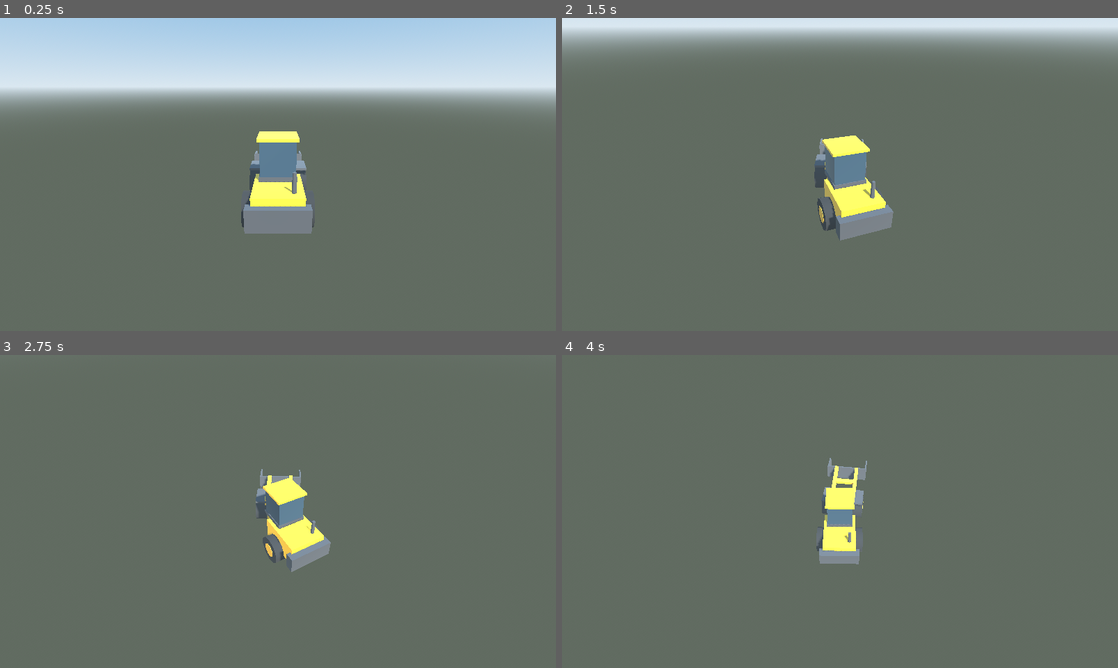
Above: before the commit, frames 1-4 (two rows, left to right).
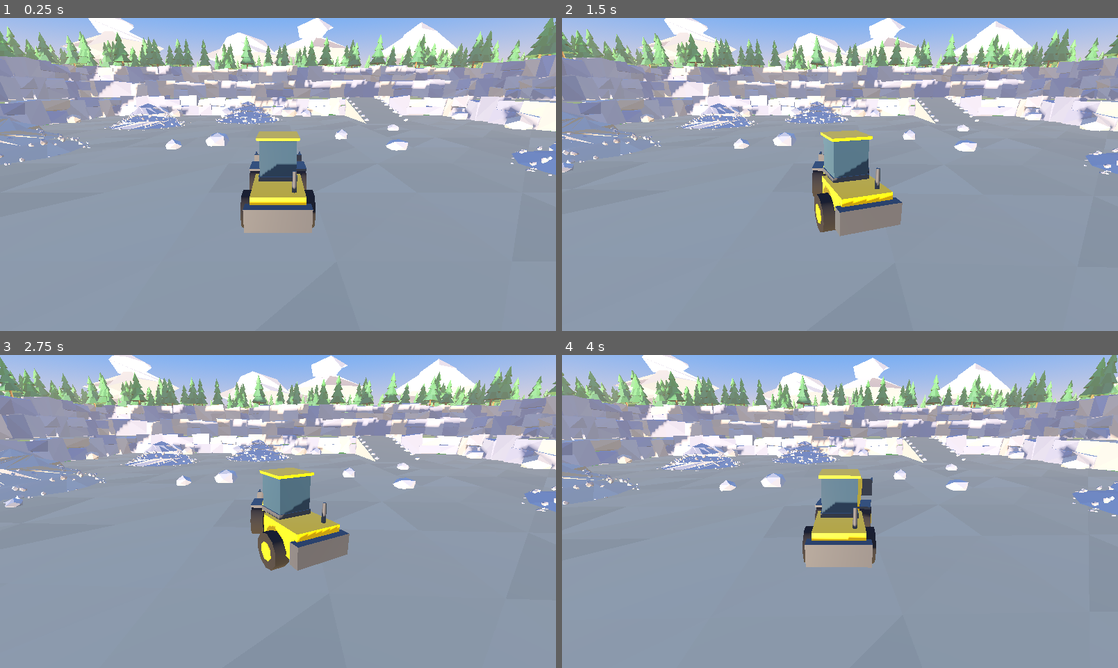
Above: after the commit, the same moments.

Repository: zooper/dirt-work
Game: Godot game, scene res://scenes/levels/quarry.tscn
Same seed, same stepped clock (60 frames per second), same inputs: the game is played once before the commit and once after it.
Inputs:
- Up to frame 1 (0.25 s): no input
- Up to frame 2 (1.5 s): tap Enter at 0.5 s; hold D (steer_right) 0.53-1.28 s; tap Q (camera_orbit_left) at 0.6 s; tap E (camera_orbit_right) at 0.8, 1.35 s; hold S (brake_reverse) from 1.28 s (still down)
- Up to frame 3 (2.75 s): tap W (throttle) at 1.55 s; release S (brake_reverse) at 2.03 s; hold D (steer_right) from 2.03 s (still down); hold W (throttle) from 2.03 s (still down); tap Q (camera_orbit_left) at 2.3 s
- Up to frame 4 (4 s): release D (steer_right) at 2.78 s; release W (throttle) at 2.78 s; hold I (lift_up) 2.78-3.53 s; tap Q (camera_orbit_left) at 2.85 s; tap E (camera_orbit_right) at 3.05, 3.6 s; hold A (steer_left) from 3.53 s (still down); hold W (throttle) from 3.53 s (still down)

The runs differ from the first frame. In frame 1, 93% of the frame differs, in the area x 0-100%, y 0-100%; in frame 2, 97%; in frame 3, 99%; in frame 4, 99%.

Commit message:
feat(world): faceted cliff benches, forest plateau, piles with rubble, lake, hills, mountains, clouds; golden-hour lighting

Diff:
--- a/scenes/levels/quarry.tscn
+++ b/scenes/levels/quarry.tscn
@@ -1,14 +1,16 @@
 [gd_scene format=3]
 
-[ext_resource type="Script" path="res://scripts/gameplay/quarry_blockout.gd" id="1"]
+[ext_resource type="Script" path="res://scripts/world/quarry_world.gd" id="1"]
 [ext_resource type="PackedScene" path="res://scenes/vehicles/wheel_loader.tscn" id="2"]
 [ext_resource type="Script" path="res://scripts/core/follow_camera.gd" id="3"]
 
 [sub_resource type="ProceduralSkyMaterial" id="SkyMat"]
-sky_top_color = Color(0.36, 0.56, 0.78, 1)
-sky_horizon_color = Color(0.74, 0.82, 0.88, 1)
-ground_horizon_color = Color(0.74, 0.82, 0.88, 1)
-ground_bottom_color = Color(0.3, 0.33, 0.3, 1)
+sky_top_color = Color(0.22, 0.45, 0.82, 1)
+sky_horizon_color = Color(0.93, 0.78, 0.66, 1)
+sky_curve = 0.12
+ground_horizon_color = Color(0.93, 0.78, 0.66, 1)
+ground_bottom_color = Color(0.32, 0.38, 0.30, 1)
+sun_angle_max = 20.0
 
 [sub_resource type="Sky" id="Sky_1"]
 sky_material = SubResource("SkyMat")
@@ -17,11 +19,18 @@
 background_mode = 2
 sky = SubResource("Sky_1")
 ambient_light_source = 3
-ambient_light_energy = 0.8
+ambient_light_color = Color(0.75, 0.8, 0.95, 1)
+ambient_light_sky_contribution = 0.6
+ambient_light_energy = 0.9
 tonemap_mode = 2
+tonemap_exposure = 1.05
 fog_enabled = true
-fog_light_color = Color(0.74, 0.82, 0.88, 1)
-fog_density = 0.004
+fog_light_color = Color(0.92, 0.8, 0.72, 1)
+fog_density = 0.0011
+fog_sky_affect = 0.25
+adjustment_enabled = true
+adjustment_saturation = 1.18
+adjustment_contrast = 1.05
 
 [node name="Quarry" type="Node3D"]
 
@@ -29,12 +38,15 @@
 environment = SubResource("Environment_1")
 
 [node name="Sun" type="DirectionalLight3D" parent="."]
-transform = Transform3D(0.866025, -0.353553, 0.353553, 0, 0.707107, 0.707107, -0.5, -0.612372, 0.612372, 0, 30, 0)
-light_color = Color(1, 0.95, 0.86, 1)
+transform = Transform3D(0.882948, 0.000000, -0.469472, -0.190951, 0.913545, -0.359127, 0.428884, 0.406737, 0.806613, 0, 40, 0)
+light_color = Color(1, 0.86, 0.68, 1)
+light_energy = 1.35
 shadow_enabled = true
-directional_shadow_max_distance = 120.0
+shadow_bias = 0.04
+directional_shadow_mode = 1
+directional_shadow_max_distance = 140.0
 
-[node name="Blockout" type="Node3D" parent="."]
+[node name="World" type="Node3D" parent="."]
 script = ExtResource("1")
 
 [node name="WheelLoader" parent="." instance=ExtResource("2")]
@@ -47,4 +59,4 @@
 [node name="Camera3D" type="Camera3D" parent="FollowCamera"]
 current = true
 fov = 65.0
-far = 600.0
+far = 1500.0
--- /dev/null
+++ b/scripts/world/quarry_world.gd
@@ -0,0 +1,416 @@
+class_name QuarryWorld
+extends Node3D
+## Deterministic stylised low-poly quarry. Generated from primitives with a fixed
+## seed (identical every run, no external assets). Static scenery is merged into
+## a handful of vertex-coloured LowPolyBatch meshes; trees and rubble use
+## MultiMesh. Collision uses simple boxes and convex hulls only.
+##
+## Layout (metres, -Z = north): pit floor x/z in [-40, 40], benches step up to
+## the N/W/E, the pit opens south onto the site yard (z 40..100), beyond that a
+## lake, forested hills and snow-capped mountains.
+
+@export var seed_value := 7319
+
+const PIT_HALF := 40.0
+## [inner distance from centre, top height] per bench; the last is the plateau.
+const TIERS := [[40.0, 4.0], [48.0, 8.0], [56.0, 12.0]]
+const PLATEAU_OUTER := 170.0
+const YARD_SOUTH := 100.0
+const RAMP_X := 20.0
+
+var _rng := RandomNumberGenerator.new()
+var _collision: StaticBody3D
+## Pile centres/radii for future volume accounting (M2) and for decoration.
+var piles: Array[Dictionary] = []
+
+
+func _ready() -> void:
+	_rng.seed = seed_value
+	_collision = StaticBody3D.new()
+	_collision.name = "Collision"
+	add_child(_collision)
+
+	var ground := LowPolyBatch.new()
+	var cliffs := LowPolyBatch.new()
+	var props := LowPolyBatch.new()
+	var far := LowPolyBatch.new()
+
+	_build_ground(ground)
+	_build_benches(ground, cliffs)
+	_build_ramp(ground, cliffs)
+	_build_piles(props)
+	_build_rocks(props)
+	_build_lake_and_hills(far)
+	_build_mountains(far)
+	_build_bounds()
+
+	add_child(ground.to_instance("Ground"))
+	add_child(cliffs.to_instance("Cliffs"))
+	add_child(props.to_instance("Piles"))
+	add_child(far.to_instance("Backdrop", false))
+	add_child(_build_clouds().to_instance("Clouds", false))
+	_build_forest()
+	_build_rubble()
+
+
+# --- Ground -----------------------------------------------------------------
+
+func _build_ground(b: LowPolyBatch) -> void:
+	# One flat collider at y=0 everywhere avoids seams that snag the loader.
+	_add_box_shape(Vector3(1200, 1, 1200), Vector3(0, -0.5, 0))
+	# Grass base far below the gravel so they never z-fight.
+	var g := 700.0
+	b.add_quad(Vector3(-g, -0.06, g), Vector3(g, -0.06, g), Vector3(g, -0.06, -g), Vector3(-g, -0.06, -g), Palette.GRASS)
+	# Faceted gravel floor for pit + yard: a jittered-colour triangle grid.
+	var cell := 6.0
+	var x0 := -PIT_HALF - 0.0
+	var x1 := PIT_HALF
+	var z0 := -PIT_HALF
+	var z1 := YARD_SOUTH
+	var x := x0
+	while x < x1 - 0.01:
+		var z := z0
+		while z < z1 - 0.01:
+			var wx := minf(cell, x1 - x)
+			var wz := minf(cell, z1 - z)
+			var a := Vector3(x, 0.01, z + wz)
+			var bb := Vector3(x + wx, 0.01, z + wz)
+			var c := Vector3(x + wx, 0.01, z)
+			var d := Vector3(x, 0.01, z)
+			var yard := z > PIT_HALF
+			var base := Palette.GRAVEL_FLOOR.lerp(Palette.GRASS_DARK, 0.15) if yard else Palette.GRAVEL_FLOOR
+			b.add_tri(a, bb, c, _tint(base, 0.05))
+			b.add_tri(a, c, d, _tint(base, 0.05))
+			z += cell
+		x += cell
+	# Yard extends beyond the pit width to the east and west.
+	for side in [-1.0, 1.0]:
+		var xa: float = side * PIT_HALF
+		var xb: float = side * 75.0
+		b.add_quad(Vector3(minf(xa, xb), 0.008, YARD_SOUTH), Vector3(maxf(xa, xb), 0.008, YARD_SOUTH),
+			Vector3(maxf(xa, xb), 0.008, PIT_HALF + 16.0), Vector3(minf(xa, xb), 0.008, PIT_HALF + 16.0),
+			Palette.GRAVEL_FLOOR.lerp(Palette.GRASS, 0.35))
+
+
+# --- Benches / cliffs -------------------------------------------------------
+
+func _build_benches(ground: LowPolyBatch, cliffs: LowPolyBatch) -> void:
+	for i in TIERS.size():
+		var inner: float = TIERS[i][0]
+		var top: float = TIERS[i][1]
+		var bottom: float = 0.0 if i == 0 else TIERS[i - 1][1]
+		var outer: float = PLATEAU_OUTER if i == TIERS.size() - 1 else TIERS[i + 1][0]
+		var depth := outer - inner
+		var south_end := PIT_HALF
+		# Collision: north block + west/east blocks.
+		_add_box_shape(Vector3(outer * 2.0, top, depth), Vector3(0, top * 0.5, -inner - depth * 0.5))
+		var len_we := south_end + outer
+		var zc := (south_end - outer) * 0.5
+		_add_box_shape(Vector3(depth, top, len_we), Vector3(-inner - depth * 0.5, top * 0.5, zc))
+		_add_box_shape(Vector3(depth, top, len_we), Vector3(inner + depth * 0.5, top * 0.5, zc))
+		# Bench tops.
+		var top_col := Palette.GRASS if i == TIERS.size() - 1 else Palette.GRAVEL_FLOOR.darkened(0.06)
+		var y := top + 0.01
+		ground.add_quad(Vector3(-outer, y, -inner), Vector3(outer, y, -inner), Vector3(outer, y, -outer), Vector3(-outer, y, -outer), top_col)
+		for s in [-1.0, 1.0]:
+			var xa: float = s * inner
+			var xb: float = s * outer
+			ground.add_quad(Vector3(minf(xa, xb), y, south_end), Vector3(maxf(xa, xb), y, south_end),
+				Vector3(maxf(xa, xb), y, -inner), Vector3(minf(xa, xb), y, -inner), top_col)
+		# Grass lip along the edge of lower benches for colour contrast.
+		if i < TIERS.size() - 1:
+			var lip := 1.6
+			ground.add_quad(Vector3(-outer, y + 0.01, -outer + lip), Vector3(outer, y + 0.01, -outer + lip),
+				Vector3(outer, y + 0.01, -outer), Vector3(-outer, y + 0.01, -outer), Palette.GRASS_DARK)
+		# Cliff faces: north, west, east, plus the exposed south ends.
+		var h := top - bottom
+		_slab_face(cliffs, Vector3(-inner, bottom, -inner), Vector3.RIGHT, Vector3.BACK, inner * 2.0, h)
+		_slab_face(cliffs, Vector3(-inner, bottom, south_end), Vector3.FORWARD, Vector3.RIGHT, south_end + inner, h)
+		_slab_face(cliffs, Vector3(inner, bottom, -inner), Vector3.BACK, Vector3.LEFT, south_end + inner, h)
+		_slab_face(cliffs, Vector3(-outer, 0.0, south_end), Vector3.RIGHT, Vector3.BACK, depth, top)
+		_slab_face(cliffs, Vector3(inner, 0.0, south_end), Vector3.RIGHT, Vector3.BACK, depth, top)
+
+
+## Fills a vertical face with angular rock slabs. `along` runs along the face,
+## `out_dir` points away from the rock (towards the open air).
+func _slab_face(b: LowPolyBatch, start: Vector3, along: Vector3, out_dir: Vector3, length: float, height: float) -> void:
+	var s := 0.0
+	var yaw := atan2(along.x, along.z)
+	while s < length:
+		var w := _rng.randf_range(2.6, 5.0)
+		var stack := 2 if height > 3.5 and _rng.randf() < 0.55 else 1
+		var y := start.y
+		for k in stack:
+			var hh := height / stack * _rng.randf_range(0.95, 1.15)
+			if k == stack - 1:
+				hh = start.y + height + _rng.randf_range(-0.4, 0.5) - y
+			var depth := _rng.randf_range(2.0, 3.2)
+			var protrude := _rng.randf_range(0.25, 0.9)
+			var center := start + along * (s + w * 0.5) + out_dir * (protrude - depth * 0.5) + Vector3.UP * (y - start.y + hh * 0.5)
+			var basis := Basis(Vector3.UP, yaw + _rng.randf_range(-0.12, 0.12)).rotated(along, _rng.randf_range(-0.08, 0.04))
+			var tone := [Palette.ROCK, Palette.ROCK_COOL, Palette.ROCK_WARM][_rng.randi() % 3] as Color
+			var rng := _rng
+			b.add_slab(center, Vector3(depth, hh, w * 1.08), basis, 0.35, _rng, tone,
+				func(_c, n): return LowPolyBatch._shade(tone, n, rng))
+			y += hh
+		s += w
+
+
+func _build_ramp(ground: LowPolyBatch, cliffs: LowPolyBatch) -> void:
+	var inner: float = TIERS[0][0]
+	var height: float = TIERS[0][1]
+	var hw := 4.0
+	var length := 16.0
+	var z0 := -inner + length
+	var z1 := -inner
+	var pts := PackedVector3Array([
+		Vector3(RAMP_X - hw, 0, z0), Vector3(RAMP_X + hw, 0, z0),
+		Vector3(RAMP_X - hw, 0, z1), Vector3(RAMP_X + hw, 0, z1),
+		Vector3(RAMP_X - hw, height, z1), Vector3(RAMP_X + hw, height, z1),
+	])
+	_add_convex_shape(pts)
+	var surf := Palette.GRAVEL_FLOOR.darkened(0.04)
+	ground.add_quad(pts[0] + Vector3.UP * 0.02, pts[1] + Vector3.UP * 0.02, pts[5] + Vector3.UP * 0.02, pts[4] + Vector3.UP * 0.02, surf)
+	var side := Palette.ROCK_WARM.darkened(0.1)
+	cliffs.add_tri(pts[0], pts[4], pts[2], side)
+	cliffs.add_tri(pts[1], pts[3], pts[5], side)
+	# Berm stones along the ramp edges.
+	for i in 7:
+		var t := (i + 0.5) / 7.0
+		for sgn in [-1.0, 1.0]:
+			var p := Vector3(RAMP_X + sgn * (hw - 0.4), height * (1.0 - t) + 0.25, lerpf(z1, z0, t))
+			cliffs.add_rock(p, _rng.randf_range(0.35, 0.55), _rng, Palette.ROCK)
+
+
+# --- Piles, rocks, rubble ---------------------------------------------------
+
+func _build_piles(b: LowPolyBatch) -> void:
+	var spots := [Vector3(-22, 0, -22), Vector3(-6, 0, -30), Vector3(-27, 0, -2), Vector3(26, 0, 4)]
+	for p in spots:
+		var r := _rng.randf_range(5.5, 7.5)
+		var h := r * _rng.randf_range(0.55, 0.65)
+		var base := Palette.GRAVEL_PILE if _rng.randf() < 0.6 else Palette.GRAVEL_PILE_WARM
+		var rng := _rng
+		var hull := b.add_mound(p, r, h, 14, 4, _rng,
+			func(c, _n): return base.lerp(Palette.ROCK_COOL, clampf(c.y / h, 0.0, 1.0) * 0.25).lightened(rng.randf_range(-0.07, 0.07)))
+		_add_convex_shape(hull)
+		piles.append({"center": p, "radius": r, "height": h})
+
+
+func _build_rocks(b: LowPolyBatch) -> void:
+	# Boulders scattered on the pit floor, keeping spawn and the ramp approach clear.
+	for i in 18:
+		var p := Vector3(_rng.randf_range(-PIT_HALF + 4, PIT_HALF - 4), 0, _rng.randf_range(-PIT_HALF + 4, PIT_HALF - 2))
+		if p.distance_to(Vector3(0, 0, 10)) < 13.0 or (absf(p.x - RAMP_X) < 8.0 and p.z < -18.0):
+			continue
+		if _near_pile(p, 2.0):
+			continue
+		var s := _rng.randf_range(0.6, 1.5)
+		_add_convex_shape(b.add_rock(p + Vector3.UP * s * 0.3, s, _rng, Palette.ROCK))
+	# Big talus blocks at the cliff foot.
+	for i in 22:
+		var side := _rng.randi() % 3
+		var along := _rng.randf_range(-PIT_HALF + 3, PIT_HALF - 3)
+		var p: Vector3
+		match side:
+			0: p = Vector3(along, 0.6, -PIT_HALF + 2.0)
+			1: p = Vector3(-PIT_HALF + 2.0, 0.6, along)
+			_: p = Vector3(PIT_HALF - 2.0, 0.6, along)
+		if absf(p.x - RAMP_X) < 7.0 and side == 0:
+			continue
+		var tone := [Palette.ROCK, Palette.ROCK_WARM, Palette.ROCK_COOL][_rng.randi() % 3] as Color
+		_add_convex_shape(b.add_rock(p, _rng.randf_range(1.2, 2.4), _rng, tone))
+
+
+func _near_pile(p: Vector3, margin: float) -> bool:
+	for pile in piles:
+		if Vector2(p.x - pile.center.x, p.z - pile.center.z).length() < pile.radius + margin:
+			return true
+	return false
+
+
+## Decorative chunks on and around piles (no collision; MultiMesh = 1 draw call).
+func _build_rubble() -> void:
+	var chunk := LowPolyBatch.new()
+	chunk.add_rock(Vector3.ZERO, 0.5, _rng, Color.WHITE, 0.8)
+	var xforms: Array[Transform3D] = []
+	var colors: Array[Color] = []
+	for pile in piles:
+		var r: float = pile.radius
+		var h: float = pile.height
+		for i in 150:
+			var a := _rng.randf() * TAU
+			var d := sqrt(_rng.randf()) * r * 1.15
+			var y := maxf(h * (1.0 - d / r), 0.0) * 0.92
+			var pos: Vector3 = pile.center + Vector3(cos(a) * d, y, sin(a) * d)
+			var s := _rng.randf_range(0.25, 0.7) * (1.0 if d < r else 0.6)
+			xforms.append(Transform3D(Basis.from_euler(Vector3(_rng.randf() * TAU, _rng.randf() * TAU, 0)).scaled(Vector3.ONE * s), pos))
+			colors.append(Palette.GRAVEL_PILE.lerp(Palette.ROCK_WARM, _rng.randf()).lightened(_rng.randf_range(-0.1, 0.12)))
+	add_child(_multimesh("Rubble", chunk.commit(), xforms, colors, true))
+
+
+# --- Forest, backdrop, sky --------------------------------------------------
+
+static func build_pine_mesh(rng: RandomNumberGenerator) -> ArrayMesh:
+	var b := LowPolyBatch.new()
+	var seg := 6
+	for i in seg:  # trunk
+		var a0 := TAU * i / seg
+		var a1 := TAU * (i + 1) / seg
+		var r := 0.22
+		b.add_quad(Vector3(cos(a0) * r, 0, sin(a0) * r), Vector3(cos(a1) * r, 0, sin(a1) * r),
+			Vector3(cos(a1) * r * 0.8, 2.0, sin(a1) * r * 0.8), Vector3(cos(a0) * r * 0.8, 2.0, sin(a0) * r * 0.8), Palette.TRUNK)
+	for k in 4:  # foliage tiers
+		var base_y := 1.4 + k * 1.35
+		var r := 1.9 - k * 0.42
+		var h := 2.4 - k * 0.25
+		var apex := Vector3(0, base_y + h, 0)
+		var col := Palette.PINE.lerp(Palette.PINE_LIGHT, k / 4.0)
+		var offs := rng.randf() * TAU
+		var ring := []
+		for i in 7:
+			var a := TAU * i / 7.0 + offs
+			ring.append(Vector3(cos(a) * r, base_y + rng.randf_range(-0.15, 0.1), sin(a) * r))
+		for i in 7:
+			var p0: Vector3 = ring[i]
+			var p1: Vector3 = ring[(i + 1) % 7]
+			b.add_tri(p0, apex, p1, col.lightened(0.08) if i % 2 == 0 else col)
+			b.add_tri(p1, Vector3(0, base_y + 0.3, 0), p0, col.darkened(0.3))  # underside
+	return b.commit()
+
+
+func _build_forest() -> void:
+	var mesh := build_pine_mesh(_rng)
+	var xforms: Array[Transform3D] = []
+	var colors: Array[Color] = []
+	var plateau_y: float = TIERS[-1][1]
+	var plateau_in: float = TIERS[-1][0] + 2.0
+	# Plateau forest behind the benches (N, W, E).
+	for i in 900:
+		var p := Vector3(_rng.randf_range(-PLATEAU_OUTER + 10, PLATEAU_OUTER - 10), plateau_y, _rng.randf_range(-PLATEAU_OUTER + 10, PIT_HALF - 2))
+		if absf(p.x) < plateau_in and p.z > -plateau_in:
+			continue
+		if absf(p.x) < plateau_in + 6.0 and p.z > -plateau_in - 6.0 and _rng.randf() < 0.5:
+			continue  # thinner edge so the cliff silhouette reads
+		_tree(xforms, colors, p)
+	# Yard edges and lake shore at ground level.
+	for i in 260:
+		var p := Vector3(_rng.randf_range(-170, 170), 0, _rng.randf_range(PIT_HALF + 2, 230))
+		if absf(p.x) < 80.0 and p.z < YARD_SOUTH + 8.0:
+			continue
+		if _in_lake(p, 6.0):
+			continue
+		_tree(xforms, colors, p)
+	add_child(_multimesh("Forest", mesh, xforms, colors, true))
+
+
+func _tree(xforms: Array[Transform3D], colors: Array[Color], p: Vector3) -> void:
+	var s := _rng.randf_range(0.85, 1.6)
+	var basis := Basis(Vector3.UP, _rng.randf() * TAU).scaled(Vector3(s, s * _rng.randf_range(0.95, 1.25), s))
+	xforms.append(Transform3D(basis, p))
+	colors.append(Color(1, 1, 1).lerp(Color(0.8, 1.05, 0.85), _rng.randf()))
+
+
+func _in_lake(p: Vector3, margin := 0.0) -> bool:
+	var q := Vector2((p.x - 40.0) / (130.0 + margin), (p.z - 175.0) / (45.0 + margin))
+	return q.length() < 1.0
+
+
+func _build_lake_and_hills(b: LowPolyBatch) -> void:
+	var seg := 22
+	var c := Vector3(40, 0.03, 175)
+	for i in seg:
+		var a0 := TAU * i / seg
+		var a1 := TAU * (i + 1) / seg
+		var p0 := c + Vector3(cos(a0) * 130 * _rng.randf_range(0.9, 1.0), 0, sin(a0) * 45)
+		var p1 := c + Vector3(cos(a1) * 130 * _rng.randf_range(0.9, 1.0), 0, sin(a1) * 45)
+		b.add_tri(c, p1, p0, Palette.WATER.lightened(0.04 * (i % 2)))
+	# Forested hills across the lake.
+	for i in 14:
+		var x := -320.0 + i * 50.0 + _rng.randf_range(-15, 15)
+		var hc := Vector3(x, 0, _rng.randf_range(250, 320))
+		var r := _rng.randf_range(55, 95)
+		var h := _rng.randf_range(22, 48)
+		var rng := _rng
+		b.add_mound(hc, r, h, 12, 3, _rng,
+			func(_c, _n): return Palette.PINE.lerp(Palette.GRASS_DARK, rng.randf() * 0.6).lightened(rng.randf_range(0.0, 0.08)), 0.18)
+
+
+func _build_mountains(b: LowPolyBatch) -> void:
+	for i in 16:
+		var ang := lerpf(-PI * 0.95, PI * 0.95, i / 15.0) + _rng.randf_range(-0.08, 0.08)
+		var dist := _rng.randf_range(620, 760)
+		var c := Vector3(sin(ang) * dist, 0, cos(ang) * dist)
+		var r := _rng.randf_range(150, 240)
+		var h := _rng.randf_range(110, 190)
+		b.add_mound(c, r, h, 9, 4, _rng, _mountain_color.bind(h), 0.2)
+
+
+func _mountain_color(cen: Vector3, _n: Vector3, h: float) -> Color:
+	var t := cen.y / h
+	if t > 0.62 + _rng.randf_range(-0.06, 0.06):
+		return Palette.SNOW.darkened(_rng.randf_range(0.0, 0.08))
+	return Palette.MOUNTAIN.lerp(Palette.PINE, (1.0 - t) * 0.5).lightened(_rng.randf_range(-0.04, 0.06))
+
+
+func _build_clouds() -> LowPolyBatch:
+	var b := LowPolyBatch.new()
+	for i in 16:
+		var c := Vector3(_rng.randf_range(-500, 500), _rng.randf_range(140, 200), _rng.randf_range(-500, 500))
+		for k in 4:
+			var off := Vector3(_rng.randf_range(-25, 25), _rng.randf_range(-3, 4), _rng.randf_range(-10, 10))
+			var pts := PackedVector3Array()
+			var size := Vector3(_rng.randf_range(18, 32), _rng.randf_range(5, 9), _rng.randf_range(10, 18))
+			for d in 14:
+				var v := Vector3(_rng.randf_range(-1, 1), _rng.randf_range(-0.4, 1), _rng.randf_range(-1, 1)).normalized()
+				pts.append(c + off + v * size)
+			var rng := _rng
+			b.add_hull(pts, Color.WHITE, func(_cc, n): return Color(1.0, 0.97, 0.95).darkened(0.12 * maxf(-n.y, 0.0) + rng.randf() * 0.03))
+	return b
+
+
+# --- Bounds & helpers -------------------------------------------------------
+
+func _build_bounds() -> void:
+	# Invisible walls keep the player in the pit + yard.
+	_add_box_shape(Vector3(160, 10, 2), Vector3(0, 5, YARD_SOUTH + 1.0))
+	for s in [-1.0, 1.0]:
+		_add_box_shape(Vector3(2, 10, YARD_SOUTH - PIT_HALF), Vector3(s * 76.0, 5, (YARD_SOUTH + PIT_HALF) * 0.5))
+
+
+func _add_box_shape(size: Vector3, pos: Vector3) -> void:
+	var cs := CollisionShape3D.new()
+	var shape := BoxShape3D.new()
+	shape.size = size
+	cs.shape = shape
+	cs.position = pos
+	_collision.add_child(cs)
+
+
+func _add_convex_shape(pts: PackedVector3Array) -> void:
+	var cs := CollisionShape3D.new()
+	var shape := ConvexPolygonShape3D.new()
+	shape.points = pts
+	cs.shape = shape
+	_collision.add_child(cs)
+
+
+func _multimesh(n: String, mesh: Mesh, xforms: Array[Transform3D], colors: Array[Color], shadows: bool) -> MultiMeshInstance3D:
+	var mm := MultiMesh.new()
+	mm.transform_format = MultiMesh.TRANSFORM_3D
+	mm.use_colors = true
+	mm.mesh = mesh
+	mm.instance_count = xforms.size()
+	for i in xforms.size():
+		mm.set_instance_transform(i, xforms[i])
+		mm.set_instance_color(i, colors[i])
+	var mmi := MultiMeshInstance3D.new()
+	mmi.name = n
+	mmi.multimesh = mm
+	mmi.cast_shadow = GeometryInstance3D.SHADOW_CASTING_SETTING_ON if shadows else GeometryInstance3D.SHADOW_CASTING_SETTING_OFF
+	return mmi
+
+
+func _tint(c: Color, amount: float) -> Color:
+	var t := _rng.randf_range(-amount, amount)
+	return c.lightened(t) if t > 0.0 else c.darkened(-t)
--- a/tests/run_tests.gd
+++ b/tests/run_tests.gd
@@ -5,7 +5,7 @@
 
 const ACTIONS := ["throttle", "brake_reverse", "steer_left", "steer_right", "handbrake",
 	"lift_up", "lift_down", "tilt_back", "tilt_dump",
-	"camera_orbit_left", "camera_orbit_right", "camera_reset"]
+	"camera_orbit_left", "camera_orbit_right", "camera_reset", "screenshot"]
 
 var _failures := 0
 
@@ -50,6 +50,15 @@
 	var loader := level.get_node("WheelLoader") as WheelLoader
 	(loader.get_node("PlayerInput") as PlayerLoaderInput).enabled = false
 	await _frames(60)
+	var world := level.get_node("World") as QuarryWorld
+	_check(world.piles.size() == 4, "world has 4 gravel piles")
+	var forest := world.get_node("Forest") as MultiMeshInstance3D
+	_check(forest.multimesh.instance_count > 500, "forest has %d pines" % forest.multimesh.instance_count)
+	var draw_nodes := 0
+	for n in world.get_children():
+		if n is GeometryInstance3D:
+			draw_nodes += 1
+	_check(draw_nodes <= 10, "scenery batched into %d mesh nodes" % draw_nodes)
 	_check(loader.is_on_floor(), "loader settles on the floor")
 	var start := loader.global_position
 
